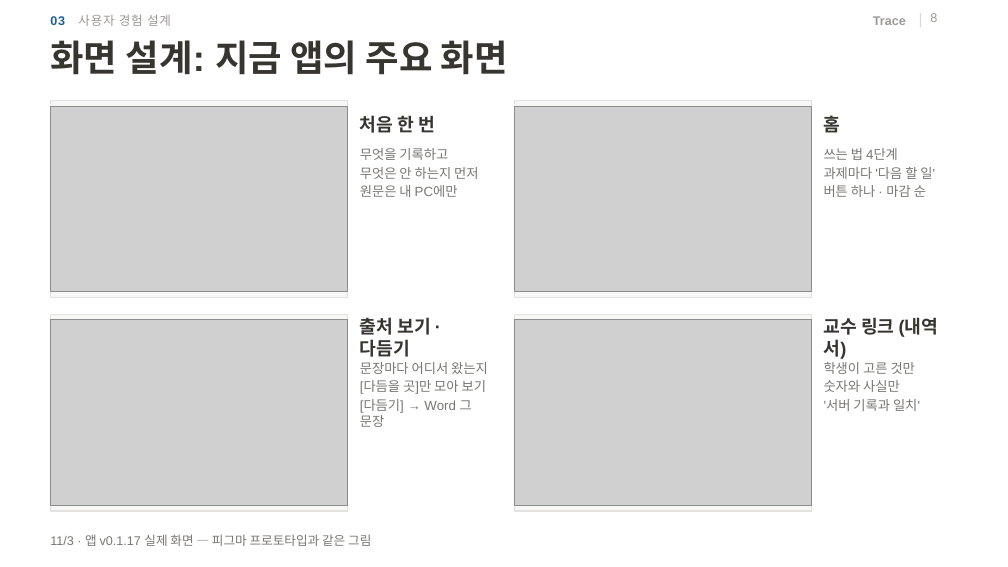
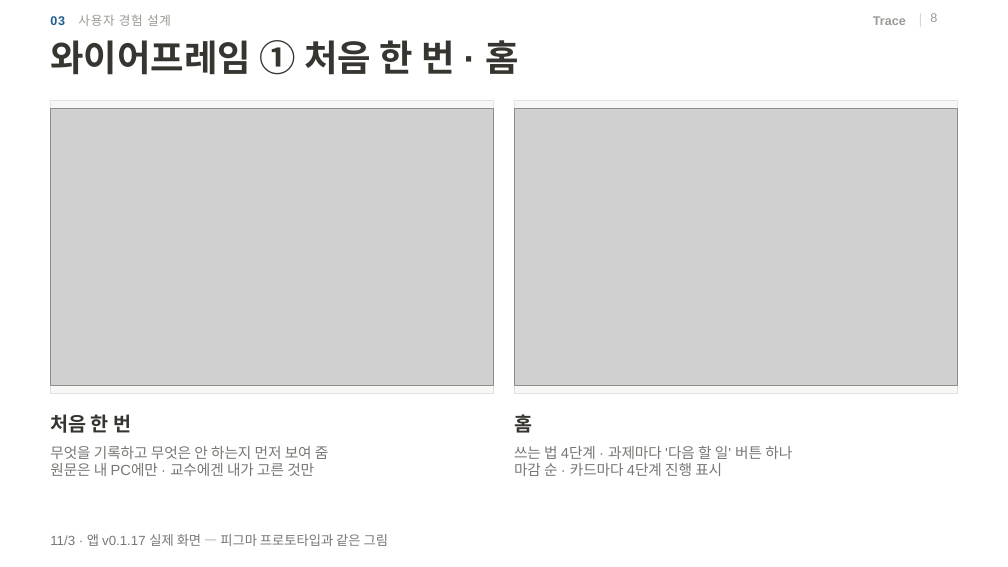
Before and after one commit to 20233014-KYH/trace, a slide deck: slide 8 of deck/중간발표_김용현.pptx. Drawn at 1008x567 pixels with LibreOffice and Linux fonts; fonts in the diff are those of the drawing; grey boxes stand for pictures; background and template pictures are left out. Boxes give left, top, right and bottom in pixels: in the first picture for what was removed or moved away, otherwise in the second. Text is boxed around its words. In the diff, an @@ line names an element or a change of style, - is before the commit and + after.

```diff
--- a/deck/중간발표_김용현.pptx
+++ b/deck/중간발표_김용현.pptx
@@ title at (50, 40, 519, 75): text changed @@
-화면 설계: 지금 앱의 주요 화면
+와이어프레임 ① 처음 한 번 · 홈
@@ picture: place and size @@
-picture at (50, 106, 348, 291)
+picture at (50, 108, 494, 385)
@@ rectangle: place and size @@
-rectangle at (50, 101, 348, 297)
+rectangle at (50, 101, 494, 393)
@@ picture: place and size @@
-picture at (514, 106, 811, 291)
+picture at (514, 108, 958, 385)
@@ rectangle: place and size @@
-rectangle at (514, 101, 811, 297)
+rectangle at (514, 101, 958, 393)
@@ rectangle removed at (50, 314, 348, 511) @@
@@ picture removed at (50, 320, 348, 505) @@
@@ text removed at (360, 317, 430, 357) @@
-출처 보기 · 다듬기
@@ rectangle removed at (514, 314, 811, 511) @@
@@ picture removed at (514, 320, 811, 505) @@
@@ text removed at (824, 317, 938, 359) @@
-교수 링크 (내역서)
@@ text removed at (360, 362, 488, 427) @@
-문장마다 어디서 왔는지
-[다듬을 곳]만 모아 보기
-[다듬기] → Word 그 문장
@@ text removed at (824, 362, 920, 411) @@
-학생이 고른 것만
-숫자와 사실만
-'서버 기록과 일치'
@@ text "처음 한 번": place and size @@
-text "처음 한 번" at (360, 115, 435, 133)
+text "처음 한 번" at (50, 414, 131, 433)
@@ text "처음 한 번" at (50, 414, 131, 433): size 13 to 14 pt @@
@@ text "홈" at (514, 414, 532, 433): size 13 to 14 pt @@
@@ text "홈": place and size @@
-text "홈" at (824, 115, 841, 133)
+text "홈" at (514, 414, 532, 433)
@@ text at (50, 446, 329, 476): text changed; size 9.5 to 10.5 pt @@
-무엇을 기록하고
-무엇은 안 하는지 먼저
-원문은 내 PC에만
+무엇을 기록하고 무엇은 안 하는지 먼저 보여 줌
+원문은 내 PC에만 · 교수에겐 내가 고른 것만
@@ text at (514, 446, 792, 476): text changed; size 9.5 to 10.5 pt @@
-쓰는 법 4단계
-과제마다 '다음 할 일'
-버튼 하나 · 마감 순
+쓰는 법 4단계 · 과제마다 '다음 할 일' 버튼 하나
+마감 순 · 카드마다 4단계 진행 표시
@@ text "11/3 · 앱 v0.1.17 실제 ..." at (50, 534, 388, 546): size 9 to 9.5 pt @@
```
Also in this commit, not shown: 1 other slide changed, 2 slides added, 5 other files.
